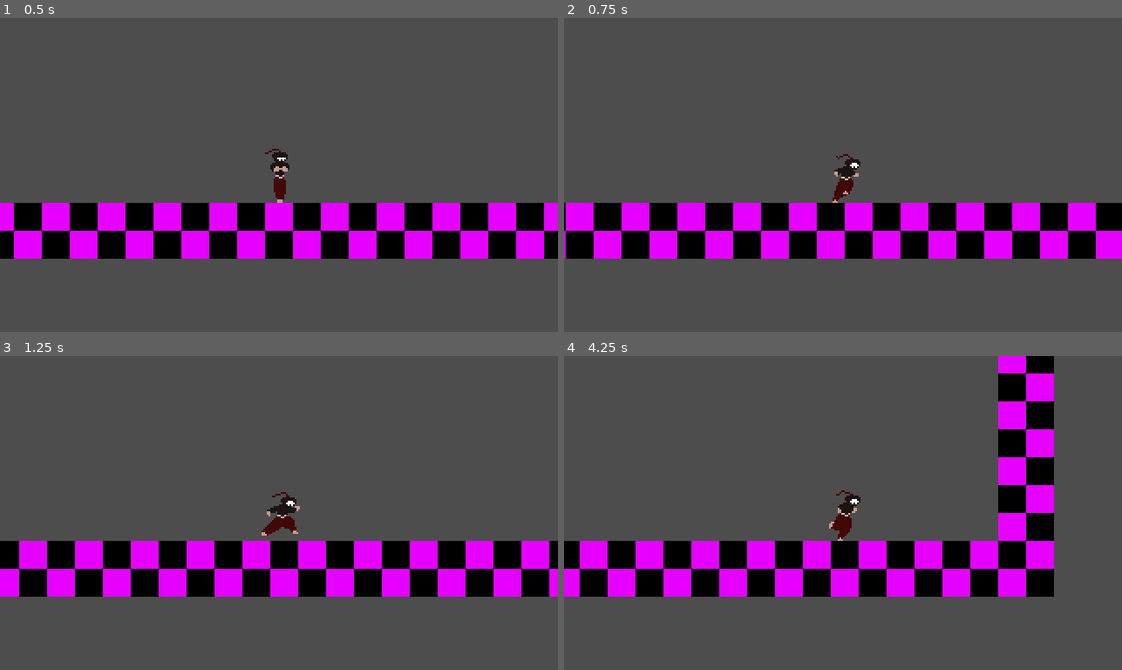
Above: before the commit, frames 1-4 (two rows, left to right).
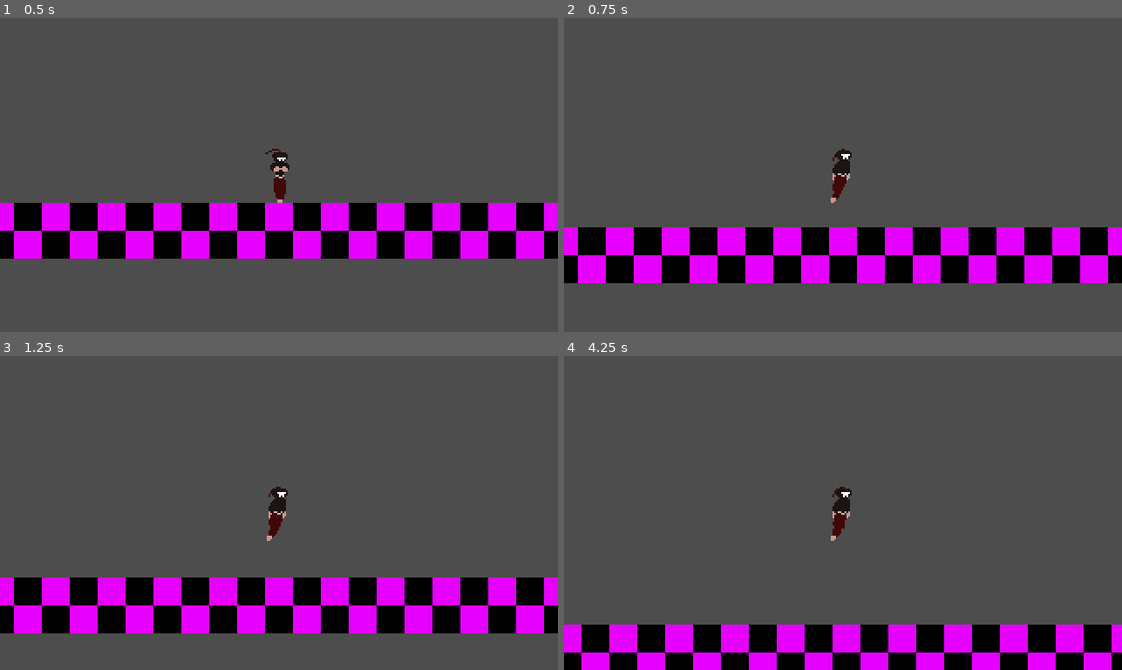
Above: after the commit, the same moments.

Repository: lowercasewords/shinobi-strike
Game: Godot game, scene res://scenes/levels/test_map.tscn
Same seed, same stepped clock (60 frames per second), same inputs: the game is played once before the commit and once after it.
Inputs:
- Up to frame 1 (0.5 s): no input
- Up to frame 2 (0.75 s): tap Enter (ui_accept) at 0.5, 0.6 s; hold Right (ui_right) from 0.53 s (still down)
- Up to frame 3 (1.25 s): keep holding Right (ui_right); tap Enter (ui_accept) at 0.77, 1.07 s
- Up to frame 4 (4.25 s): tap Enter (ui_accept) at 1.35, 1.52, 1.82, 2.1, 2.85, 3.02, 3.32, 3.6, 3.77, 4.07 s; release Right (ui_right) at 2.03 s; hold Left (ui_left) 2.03-2.78 s; hold Right (ui_right) from 2.78 s (still down)

Frame 1 is identical in both runs. In frame 2, 21% of the frame differs, in the area x 0-100%, y 41-85%; in frame 3, 25%; in frame 4, 36%, in the area x 0-100%, y 0-100%.

Commit message:
added basic jumping and ground/airborne type states

Diff:
--- a/scenes/player/Player.tscn
+++ b/scenes/player/Player.tscn
@@ -7,12 +7,19 @@
 [ext_resource type="Texture2D" uid="uid://csnowq2mpbgja" path="res://assets/sprites/player/player_stand_4.png" id="4_npwbq"]
 [ext_resource type="Texture2D" uid="uid://df707f7n24d1o" path="res://assets/sprites/player/player_stand_5.png" id="5_v42im"]
 [ext_resource type="Texture2D" uid="uid://fyroju00wulk" path="res://assets/sprites/player/player_walk_1.png" id="7_20koh"]
+[ext_resource type="Texture2D" uid="uid://dlq2n15ub0e03" path="res://assets/sprites/player/player_jump_1.png" id="7_kswpp"]
 [ext_resource type="Script" uid="uid://33136d856app" path="res://scenes/state_machine.gd" id="7_pn6s4"]
-[ext_resource type="PackedScene" uid="uid://dcp5omecschbm" path="res://scenes/player/idle_state.tscn" id="8_7oing"]
 [ext_resource type="Texture2D" uid="uid://ckyui67r76bm4" path="res://assets/sprites/player/player_walk_2.png" id="8_ov1oi"]
-[ext_resource type="PackedScene" uid="uid://h0ngk8f30c1m" path="res://scenes/player/walk_state.tscn" id="9_5stf6"]
+[ext_resource type="Texture2D" uid="uid://cpfor6prba62k" path="res://assets/sprites/player/player_jump_2.png" id="8_v5i4m"]
+[ext_resource type="Texture2D" uid="uid://bwl4adjgyisbc" path="res://assets/sprites/player/player_jump_3.png" id="9_p1lr0"]
 [ext_resource type="Texture2D" uid="uid://b63a6728t0j6c" path="res://assets/sprites/player/player_walk_3.png" id="9_rn7t0"]
 [ext_resource type="Texture2D" uid="uid://c5ggj6b33pbyb" path="res://assets/sprites/player/player_walk_4.png" id="10_8qjgm"]
+[ext_resource type="Texture2D" uid="uid://b4fk6117qyrsg" path="res://assets/sprites/player/player_jump_windup_1.png" id="10_ro0t8"]
+[ext_resource type="Texture2D" uid="uid://6ssnw87rl0xq" path="res://assets/sprites/player/player_jump_windup_2.png" id="11_8nn5r"]
+[ext_resource type="Script" uid="uid://bedamvreg4ic1" path="res://scenes/player/idle_state.gd" id="12_20koh"]
+[ext_resource type="Texture2D" uid="uid://bu73a1ixbigbm" path="res://assets/sprites/player/player_jump_windup_3.png" id="12_kvwax"]
+[ext_resource type="Script" uid="uid://bt4sxdqgb50lo" path="res://scenes/player/walk_state.gd" id="13_ov1oi"]
+[ext_resource type="Script" uid="uid://bsyh8g21vunej" path="res://scenes/player/jump_state.gd" id="14_ov1oi"]
 
 [sub_resource type="SpriteFrames" id="SpriteFrames_v6fml"]
 animations = [{
@@ -35,6 +42,34 @@
 "loop": true,
 "name": &"idle",
 "speed": 8.0
+}, {
+"frames": [{
+"duration": 1.0,
+"texture": ExtResource("7_kswpp")
+}, {
+"duration": 1.0,
+"texture": ExtResource("8_v5i4m")
+}, {
+"duration": 1.0,
+"texture": ExtResource("9_p1lr0")
+}],
+"loop": true,
+"name": &"jump",
+"speed": 5.0
+}, {
+"frames": [{
+"duration": 1.0,
+"texture": ExtResource("10_ro0t8")
+}, {
+"duration": 1.0,
+"texture": ExtResource("11_8nn5r")
+}, {
+"duration": 1.0,
+"texture": ExtResource("12_kvwax")
+}],
+"loop": false,
+"name": &"jump_windup",
+"speed": 17.0
 }, {
 "frames": [{
 "duration": 1.0,
@@ -62,8 +97,10 @@
 
 [node name="AnimatedSprite2D" type="AnimatedSprite2D" parent="." unique_id=1994341334]
 sprite_frames = SubResource("SpriteFrames_v6fml")
-animation = &"walk"
+animation = &"jump_windup"
 autoplay = "idle"
+frame = 2
+frame_progress = 1.0
 
 [node name="CollisionShape2D" type="CollisionShape2D" parent="." unique_id=2065698952]
 position = Vector2(0.5, 1.5)
@@ -75,6 +112,14 @@
 script = ExtResource("7_pn6s4")
 metadata/_custom_type_script = "uid://33136d856app"
 
-[node name="Idle" parent="StateMachine" unique_id=1309792451 instance=ExtResource("8_7oing")]
+[node name="Idle" type="Node2D" parent="StateMachine" unique_id=459655538]
+script = ExtResource("12_20koh")
+metadata/_custom_type_script = "uid://bedamvreg4ic1"
 
-[node name="Walk" parent="StateMachine" unique_id=1875810555 instance=ExtResource("9_5stf6")]
+[node name="Walk" type="Node2D" parent="StateMachine" unique_id=119462687]
+script = ExtResource("13_ov1oi")
+metadata/_custom_type_script = "uid://bt4sxdqgb50lo"
+
+[node name="Jump" type="Node2D" parent="StateMachine" unique_id=99532296]
+script = ExtResource("14_ov1oi")
+metadata/_custom_type_script = "uid://bsyh8g21vunej"
--- /dev/null
+++ b/scenes/player/airbone_state.gd
@@ -0,0 +1,4 @@
+class_name AirboneState extends State
+
+func check_airbone_transitions() -> bool:
+	return false
--- /dev/null
+++ b/scenes/player/grounded_state.gd
@@ -0,0 +1,8 @@
+class_name GroundedState extends State
+
+func check_grounded_transitions() -> bool:
+	if Input.is_action_just_pressed("ui_accept"):
+		transitioned.emit(self, "jump")
+		return true
+
+	return false
--- a/scenes/player/idle_state.gd
+++ b/scenes/player/idle_state.gd
@@ -1,6 +1,4 @@
-class_name IdleState extends State
-
-@onready var player: Player = owner
+class_name IdleState extends GroundedState
 
 func enter() -> void:
 	# Play idle animation here if you have one
@@ -9,14 +7,7 @@
 	player.animated_sprite.play("idle")
 
 func physics_update(_delta: float) -> void:
-	# Handle Transitions
-	if not player.is_on_floor():
-		#transitioned.emit(self, "fall")
-		pass
-
-	elif Input.is_action_just_pressed("ui_accept"):
-		#transitioned.emit(self, "jump")
-		pass
-
-	elif player.direction != 0:
-		transitioned.emit(self, StateMachine.WALK)
+	var transitioned_via_grounded: bool = check_grounded_transitions()
+	if not transitioned_via_grounded:
+		if player.direction != 0:
+			transitioned.emit(self, StateMachine.WALK)
--- /dev/null
+++ b/scenes/player/jump_state.gd
@@ -0,0 +1,14 @@
+class_name JumpState extends AirboneState
+
+func enter() -> void:
+	player.animated_sprite.play("jump_windup")
+	player.animated_sprite.animation_finished.connect(windup_finsh)
+
+func windup_finsh() -> void:
+	player.animated_sprite.play('jump')
+	player.velocity.y += player.JUMP_VELOCITY
+
+func physics_update(_delta: float) -> void:
+	if not check_airbone_transitions():
+		if player.just_landed:
+			transitioned.emit(self, StateMachine.WALK)
--- a/scenes/player/player.gd
+++ b/scenes/player/player.gd
@@ -8,10 +8,23 @@
 
 var direction: float = 0
 var gravity = ProjectSettings.get_setting("physics/2d/default_gravity")
+var is_landed: bool = false
+var just_landed: bool = false
+
+func _ready():
+	is_landed = is_on_floor()
+	just_landed = false
 
 func _physics_process(delta):
 	# Get input direction (-1, 0, 1) and handle movement/deceleration
 	direction = Input.get_axis("ui_left", "ui_right")
+
+	just_landed = false
+	if not is_landed and is_on_floor():
+		just_landed = true
+		is_landed = true
+	elif is_landed and not is_on_floor():
+		is_landed = false
 
 	# Flip the sprite left or right
 	if direction < 0:
--- a/scenes/player/walk_state.gd
+++ b/scenes/player/walk_state.gd
@@ -1,16 +1,18 @@
-class_name WalkState extends State
+class_name WalkState extends GroundedState
 
-@onready var player: Player = owner
+
 
 func enter() -> void:
-	# Play idle animation here if you have one
+	# Play walk animation here if you have one
 	player.animated_sprite.play("walk")
 
 func physics_update(_delta: float) -> void:
-	if player.direction:
-		player.velocity.x = player.direction * player.SPEED
-	else:
-		# Smoothly slow down
-		player.velocity.x = move_toward(player.velocity.x, 0, player.SPEED * 0.1)
-	if player.velocity.x == 0:
-		transitioned.emit(self, StateMachine.IDLE)
+	if not check_grounded_transitions():
+		if player.direction:
+			player.velocity.x = player.direction * player.SPEED
+		else:
+			# Smoothly slow down
+			player.velocity.x = move_toward(player.velocity.x, 0, player.SPEED * 0.1)
+
+		if player.velocity.x == 0:
+			transitioned.emit(self, StateMachine.IDLE)
--- a/scenes/player/walk_state.tscn
+++ /dev/null
@@ -1,7 +0,0 @@
-[gd_scene format=3 uid="uid://h0ngk8f30c1m"]
-
-[ext_resource type="Script" uid="uid://bt4sxdqgb50lo" path="res://scenes/player/walk_state.gd" id="1_pfj8d"]
-
-[node name="WalkState" type="Node2D" unique_id=1875810555]
-script = ExtResource("1_pfj8d")
-metadata/_custom_type_script = "uid://33136d856app"
--- a/scenes/state.gd
+++ b/scenes/state.gd
@@ -1,4 +1,6 @@
 class_name State extends Node2D
+
+@onready var player: Player = owner
 
 # Abstract class for entities that need complex states
 
Binary file added: assets/sprites/player/player_jump_1.png
Not shown, added: assets/sprites/player/player_jump_1.png.import
Binary file added: assets/sprites/player/player_jump_2.png
Not shown, added: assets/sprites/player/player_jump_2.png.import
Binary file added: assets/sprites/player/player_jump_3.png
Not shown, added: assets/sprites/player/player_jump_3.png.import
Binary file added: assets/sprites/player/player_jump_windup_1.png
Not shown, added: assets/sprites/player/player_jump_windup_1.png.import
Binary file added: assets/sprites/player/player_jump_windup_2.png
Not shown, added: assets/sprites/player/player_jump_windup_2.png.import
Binary file added: assets/sprites/player/player_jump_windup_3.png
Not shown, added: assets/sprites/player/player_jump_windup_3.png.import
(and 2 more such lines)
